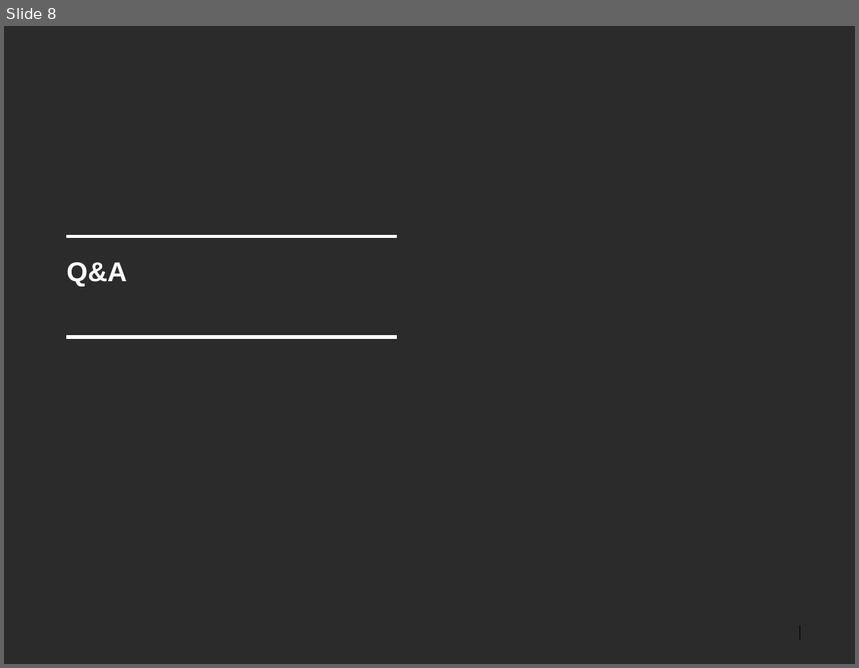
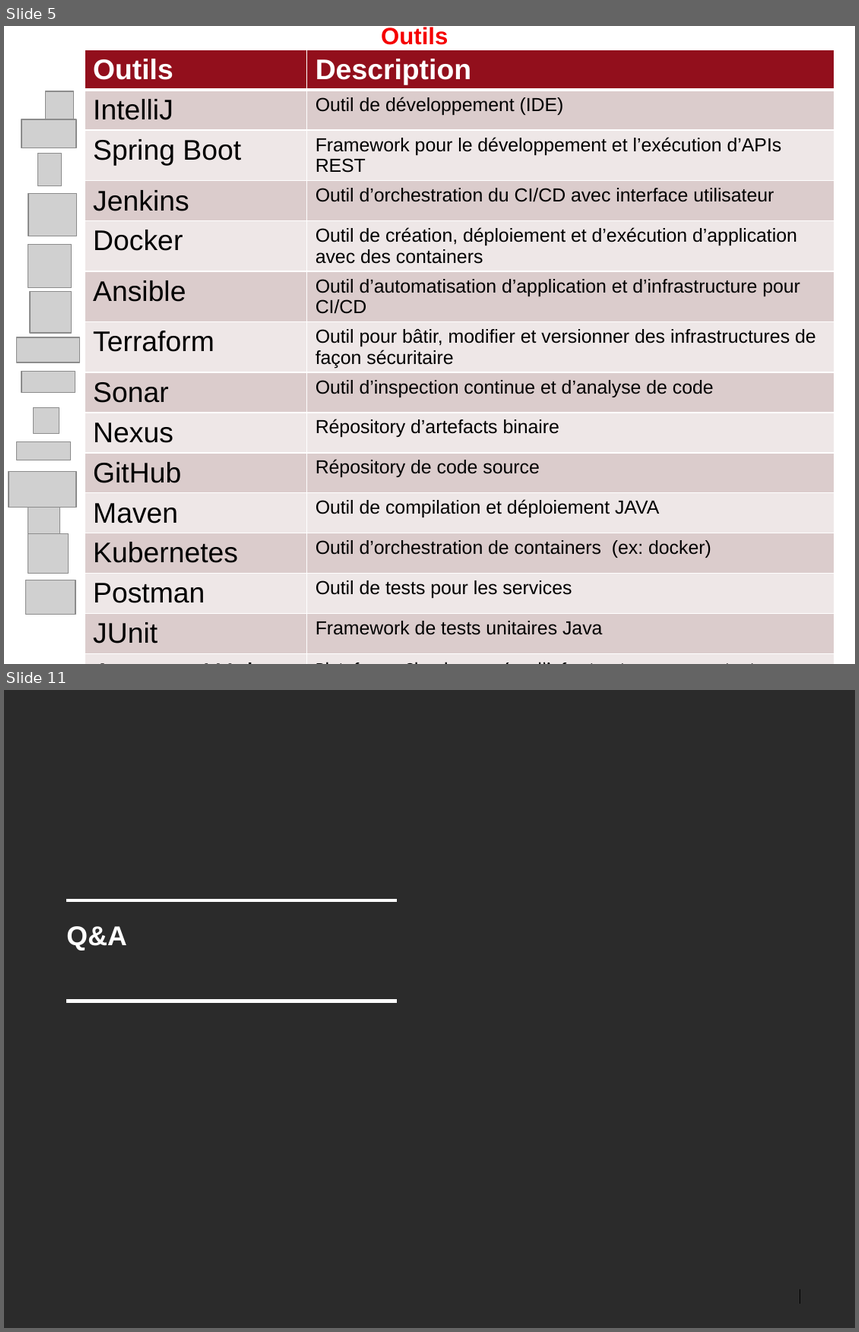
Before and after one commit to bnclab13/devops, a slide deck: doc/Presentation.pptx. Shown one above the other, each under a label of ours: slide 8 before the commit, slides 5 and 11 after it; the slides between them are not shown. The pictures are 859x668 and 859x1332 pixels, drawn with LibreOffice and Linux fonts; fonts in the diff are those of the drawing; grey boxes stand for pictures; background and template pictures are left out; a plain dark background stands for a picture behind light text. Boxes give left, top, right and bottom in pixels: in the first picture for what was removed or moved away, otherwise in the second. Text is boxed around its words. In the diff, an @@ line names an element or a change of style, - is before the commit and + after.

```diff
--- a/doc/Presentation.pptx
+++ b/doc/Presentation.pptx
@@ slide 5 added at (4, 26, 855, 664), background #FFFFFF; not listed: 2 template elements that a slide beside it also shows @@
@@ title added at (381, 27, 448, 45), 20 pt, text #F50000, bold @@
+Outils
@@ table added at (85, 50, 834, 647), 15 rows, 2 columns @@
+Outils | Description
+IntelliJ | Outil de développement (IDE)
+Spring Boot | Framework pour le développement et l’exécution d’APIs REST
+Jenkins | Outil d’orchestration du CI/CD avec interface utilisateur
+Docker | Outil de création, déploiement et d’exécution d’application avec des containers
+Ansible | Outil d’automatisation d’application et d’infrastructure pour CI/CD
+Terraform | Outil pour bâtir, modifier et versionner des infrastructures de façon sécuritaire
+Sonar | Outil d’inspection continue et d’analyse de code
+Nexus | Répository d’artefacts binaire
+GitHub | Répository de code source
+Maven | Outil de compilation et déploiement JAVA
+Kubernetes | Outil d’orchestration de containers (ex: docker)
+Postman | Outil de tests pour les services
+JUnit | Framework de tests unitaires Java
+Amazon Web Services | Plateforme Cloud pour gérer l’infrastructure en apportant flexibilité
@@ picture added at (46, 91, 74, 119) @@
@@ picture added at (22, 119, 76, 148) @@
@@ line added from (406, 135) to (453, 135), #F50000 2 pt @@
@@ picture added at (38, 154, 62, 186) @@
@@ picture added at (28, 194, 76, 237) @@
@@ picture added at (28, 245, 71, 288) @@
@@ picture added at (30, 291, 71, 333) @@
@@ picture added at (17, 338, 80, 363) @@
@@ picture added at (22, 372, 75, 393) @@
@@ picture added at (33, 408, 59, 433) @@
@@ picture added at (17, 442, 70, 461) @@
@@ picture added at (9, 471, 76, 507) @@
@@ picture added at (28, 508, 60, 540) @@
@@ picture added at (28, 534, 69, 574) @@
@@ page number added at (769, 533, 775, 547), 10 pt, text #000000 @@
+5
@@ picture added at (25, 581, 75, 615) @@
@@ what was slide 8 is now slide 11 @@
```
Also in this commit, not shown: 3 slides changed, 6 other slides added, 4 slides removed.
